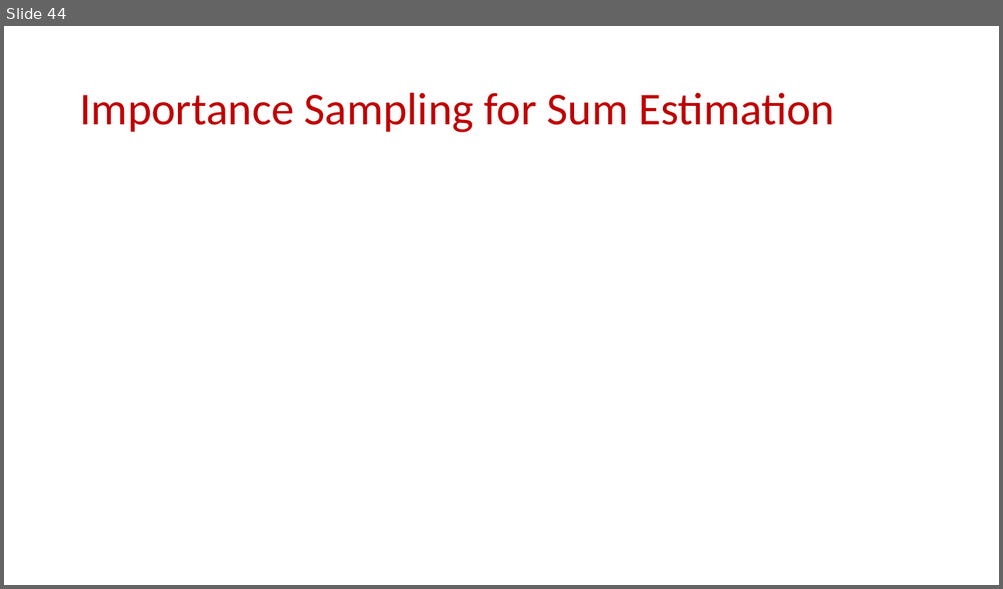
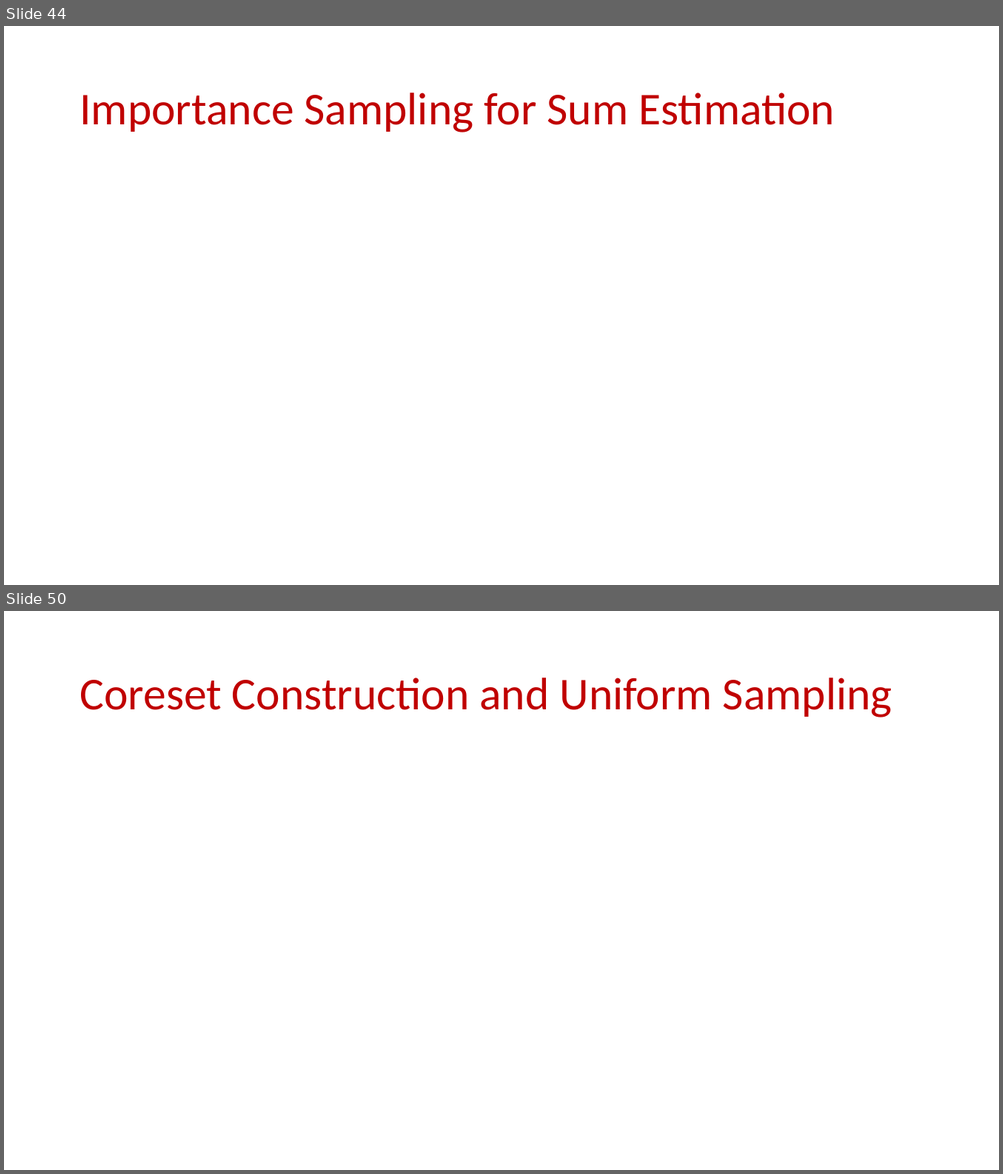
Before and after one commit to samsonzhou/samsonzhou.github.io, a slide deck: CSCE658-S24/L12.pptx. Shown one above the other, each under a label of ours: slide 44 before the commit, slides 44 and 50 after it; the slides between them are not shown. The pictures are 1003x589 and 1003x1174 pixels, drawn with LibreOffice and Linux fonts; fonts in the diff are those of the drawing; grey boxes stand for pictures. Boxes give left, top, right and bottom in pixels: in the first picture for what was removed or moved away, otherwise in the second. Text is boxed around its words. In the diff, an @@ line names an element or a change of style, - is before the commit and + after.

```diff
--- a/CSCE658-S24/L12.pptx
+++ b/CSCE658-S24/L12.pptx
@@ slide 50 added at [4, 611, 999, 1170], background #FFFFFF @@
@@ title added at [79, 678, 892, 718], 44 pt, text #C00000 @@
+Coreset Construction and Uniform Sampling
```
Also in this commit, not shown: 26 other slides added.
